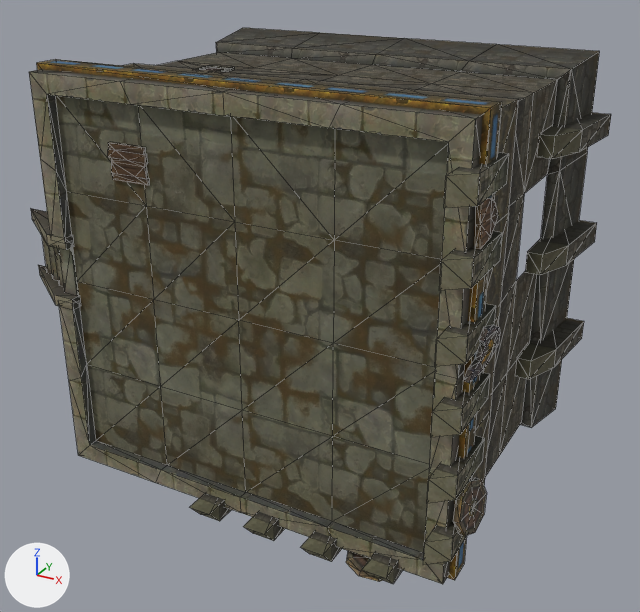
What one commit did to the OBJ model sceneobjs/juqing_yewai_564/juqing_yewai_564_zhucheng06.obj.
Before and after are seen from a 50 mm lens placed at (1295.0, -2778.0, 1001.0), pointed at (80.0, -569.0, -103.0). The axes (+X, +Y, +Z) are drawn at lower left. The lights are the same throughout. Mesh edges are drawn as thin lines. Where no turn or scale is listed for an object, it has been applied to the vertices. Vertices at the same position are counted once.

The first picture shows 'juqing_yewai_564_zhucheng06'.
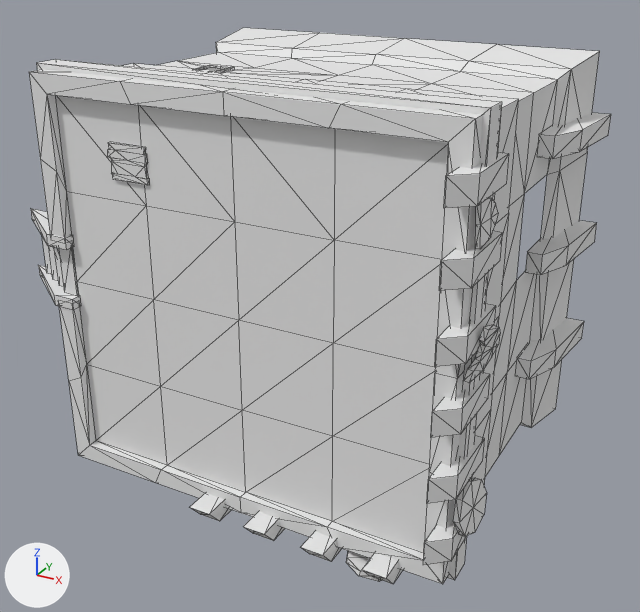
Edits to the bpy script that builds the scene:
```text
Add mat_material_8_1:
    mat_material_8_1 = principled_material('material_8')
    mat_material_8_1.base_color = (0.8, 0.8, 0.8)  # white #e7e7e7
    mat_material_8_1.roughness = 1.0
Add mat_material_10_1:
    mat_material_10_1 = principled_material('material_10')
    mat_material_10_1.base_color = (0.8, 0.8, 0.8)  # white #e7e7e7
    mat_material_10_1.roughness = 1.0
Add mat_material_13_1:
    mat_material_13_1 = principled_material('material_13')
    mat_material_13_1.base_color = (0.8, 0.8, 0.8)  # white #e7e7e7
    mat_material_13_1.roughness = 1.0
Add mat_material_2_1:
    mat_material_2_1 = principled_material('material_2')
    mat_material_2_1.base_color = (0.8, 0.8, 0.8)  # white #e7e7e7
    mat_material_2_1.roughness = 1.0
Add mat_material_6_1:
    mat_material_6_1 = principled_material('material_6')
    mat_material_6_1.base_color = (0.8, 0.8, 0.8)  # white #e7e7e7
    mat_material_6_1.roughness = 1.0
Add mat_material_11_1:
    mat_material_11_1 = principled_material('material_11')
    mat_material_11_1.base_color = (0.8, 0.8, 0.8)  # white #e7e7e7
    mat_material_11_1.roughness = 1.0
Add mat_material_5_1:
    mat_material_5_1 = principled_material('material_5')
    mat_material_5_1.base_color = (0.8, 0.8, 0.8)  # white #e7e7e7
    mat_material_5_1.roughness = 1.0
Add mat_material_1_1:
    mat_material_1_1 = principled_material('material_1')
    mat_material_1_1.base_color = (0.8, 0.8, 0.8)  # white #e7e7e7
    mat_material_1_1.roughness = 1.0
Add mat_material_7_1:
    mat_material_7_1 = principled_material('material_7')
    mat_material_7_1.base_color = (0.8, 0.8, 0.8)  # white #e7e7e7
    mat_material_7_1.roughness = 1.0
Add mat_material_4_1:
    mat_material_4_1 = principled_material('material_4')
    mat_material_4_1.base_color = (0.8, 0.8, 0.8)  # white #e7e7e7
    mat_material_4_1.roughness = 1.0
Add mat_material_12_1:
    mat_material_12_1 = principled_material('material_12')
    mat_material_12_1.base_color = (0.8, 0.8, 0.8)  # white #e7e7e7
    mat_material_12_1.roughness = 1.0
Add mat_material_9_1:
    mat_material_9_1 = principled_material('material_9')
    mat_material_9_1.base_color = (0.8, 0.8, 0.8)  # white #e7e7e7
    mat_material_9_1.roughness = 1.0
Change me_juqing_yewai_564_zhucheng06:
    where me_juqing_yewai_564_zhucheng06.from_pydata(...)  # 538 vertices, 762 faces; spans x -769.0..769.0, y -1122.0..0.0, z -642.0..642.0
    me_juqing_yewai_564_zhucheng06 part 1: all 38 faces that had it switch from mat_material_1 (picture img_juqing_yewai_564_zhucheng01_01_png) to mat_material_1_1 (white #e7e7e7)
    me_juqing_yewai_564_zhucheng06 part 2: all 28 faces that had it switch from mat_material_2 (picture img_juqing_yewai_564_zhucheng01_03_png) to mat_material_2_1 (white #e7e7e7)
    me_juqing_yewai_564_zhucheng06 part 3: all 60 faces that had it switch from mat_material_4 (picture img_juqing_yewai_564_zhucheng01_06_png) to mat_material_4_1 (white #e7e7e7)
    me_juqing_yewai_564_zhucheng06 part 4: all 20 faces that had it switch from mat_material_5 (picture img_juqing_yewai_564_zhucheng01_07_png) to mat_material_5_1 (white #e7e7e7)
    me_juqing_yewai_564_zhucheng06 part 5: all 96 faces that had it switch from mat_material_6 (picture img_juqing_yewai_564_zhucheng01_08_png) to mat_material_6_1 (white #e7e7e7)
    me_juqing_yewai_564_zhucheng06 part 6: all 32 faces that had it switch from mat_material_7 (picture img_juqing_yewai_564_zhucheng01_09_png) to mat_material_7_1 (white #e7e7e7)
    me_juqing_yewai_564_zhucheng06 part 7: all 112 faces that had it switch from mat_material_8 (picture img_juqing_yewai_564_zhucheng02_01_png) to mat_material_8_1 (white #e7e7e7)
    me_juqing_yewai_564_zhucheng06 part 8: all 42 faces that had it switch from mat_material_9 (picture img_juqing_yewai_564_zhucheng02_02_png) to mat_material_9_1 (white #e7e7e7)
    me_juqing_yewai_564_zhucheng06 part 9: all 189 faces that had it switch from mat_material_10 (picture img_juqing_yewai_564_zhucheng06_01_png) to mat_material_10_1 (white #e7e7e7)
    me_juqing_yewai_564_zhucheng06 part 10: all 49 faces that had it switch from mat_material_11 (picture img_juqing_yewai_564_zhucheng06_02_png) to mat_material_11_1 (white #e7e7e7)
    me_juqing_yewai_564_zhucheng06 part 11: all 32 faces that had it switch from mat_material_12 (picture img_juqing_yewai_564_zhucheng08_02_png) to mat_material_12_1 (white #e7e7e7)
    me_juqing_yewai_564_zhucheng06 part 12: all 64 faces that had it switch from mat_material_13 (picture img_juqing_yewai_564_zhucheng08_03_png) to mat_material_13_1 (white #e7e7e7)
```

What differs and where, as boxes (x1, y1, x2, y2) in the pictures (640 x 612 px):
part 1 of me_juqing_yewai_564_zhucheng06, recoloured: (156, 61, 534, 477) in both
part 2 of me_juqing_yewai_564_zhucheng06, recoloured (grey to white): (180, 52, 557, 456) in both
part 3 of me_juqing_yewai_564_zhucheng06, recoloured: (516, 113, 611, 379) in both
part 4 of me_juqing_yewai_564_zhucheng06, recoloured (brown to white): (37, 59, 502, 580) in both
part 5 of me_juqing_yewai_564_zhucheng06, recoloured: (29, 69, 483, 584) in both
part 6 of me_juqing_yewai_564_zhucheng06, recoloured (brown to grey): (55, 96, 448, 552) in both
part 7 of me_juqing_yewai_564_zhucheng06, recoloured: (346, 325, 500, 582) in both
part 8 of me_juqing_yewai_564_zhucheng06, recoloured: (31, 209, 81, 310) in both
part 9 of me_juqing_yewai_564_zhucheng06, recoloured: (108, 142, 509, 584) in both
part 10 of me_juqing_yewai_564_zhucheng06, recoloured: (195, 65, 234, 72) in both
part 11 of me_juqing_yewai_564_zhucheng06, recoloured: (123, 63, 519, 485) in both
part 12 of me_juqing_yewai_564_zhucheng06, recoloured (grey to white): (216, 28, 600, 428) in both
